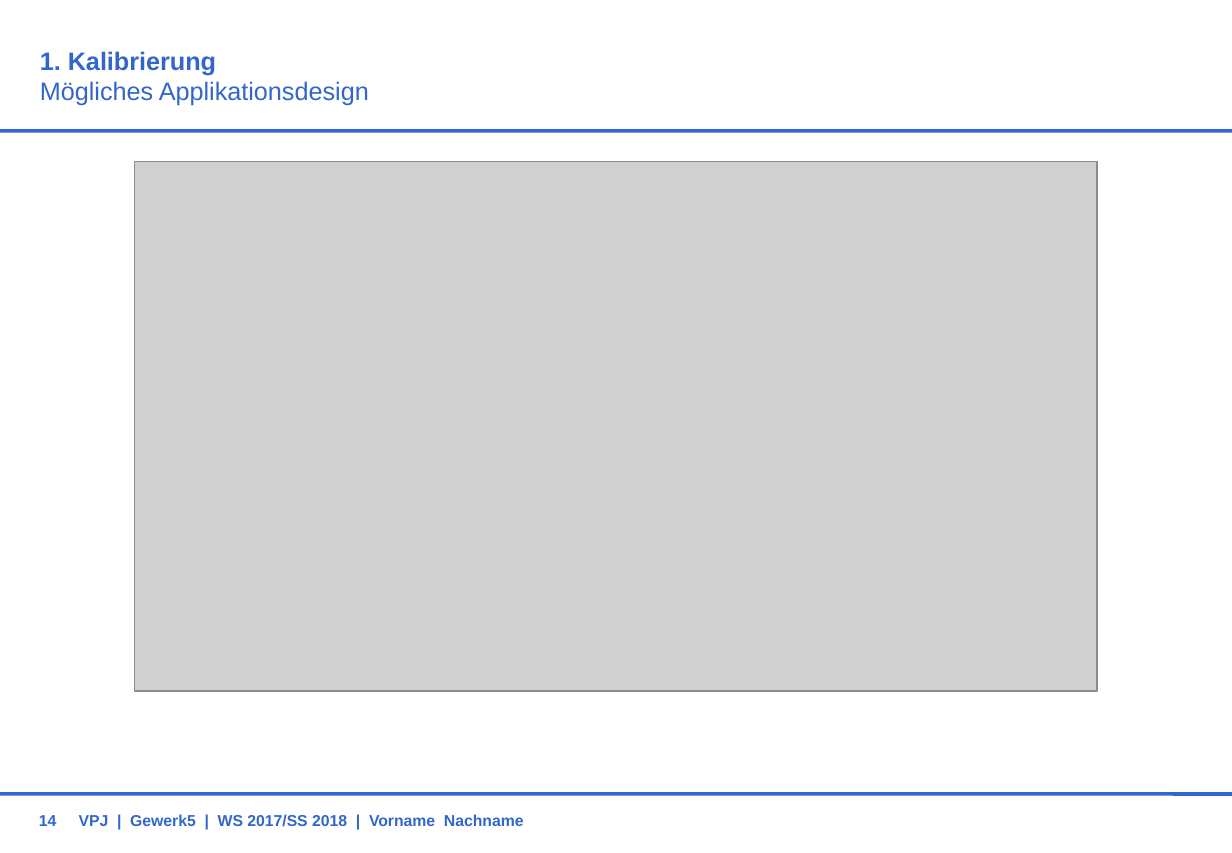
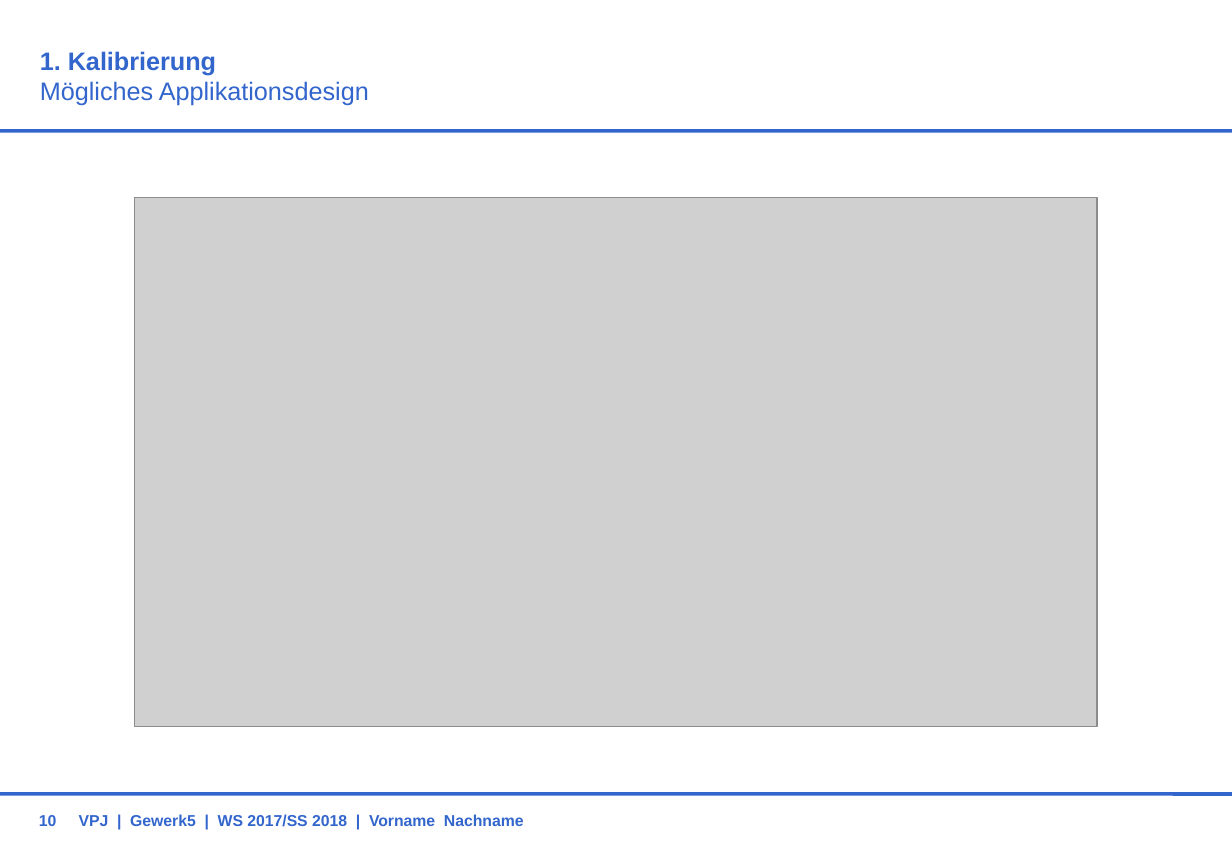
Before and after one commit to BBRUSS/VPJW17G5, a slide deck: slide 10 of 11_Orga/KonzeptG5.ppt (slide 14 before the commit). Drawn at 1232x853 pixels with LibreOffice and Linux fonts; fonts in the diff are those of the drawing; grey boxes stand for pictures; background and template pictures are left out. Boxes give left, top, right and bottom in pixels: in the first picture for what was removed or moved away, otherwise in the second. Text is boxed around its words. In the diff, an @@ line names an element or a change of style, - is before the commit and + after.

```diff
--- a/11_Orga/KonzeptG5.ppt
+++ b/11_Orga/KonzeptG5.ppt
@@ picture: place and size @@
-picture at [135, 161, 1097, 690]
+picture at [135, 198, 1097, 726]
@@ page number at [39, 815, 57, 826]: text changed @@
-14
+10
```
Also in this commit, not shown: 7 other slides changed, 3 slides added, 7 slides removed.
